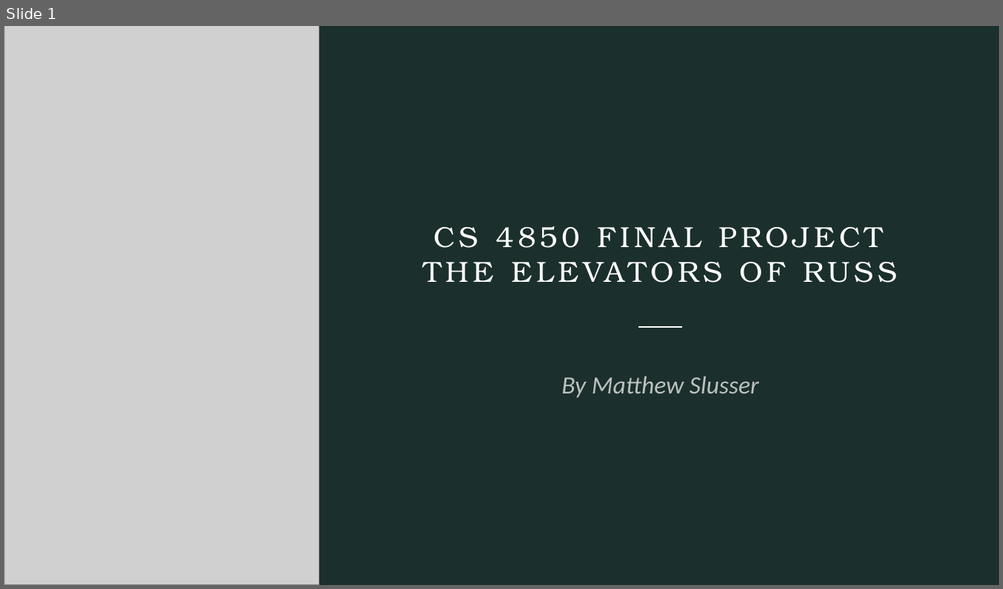
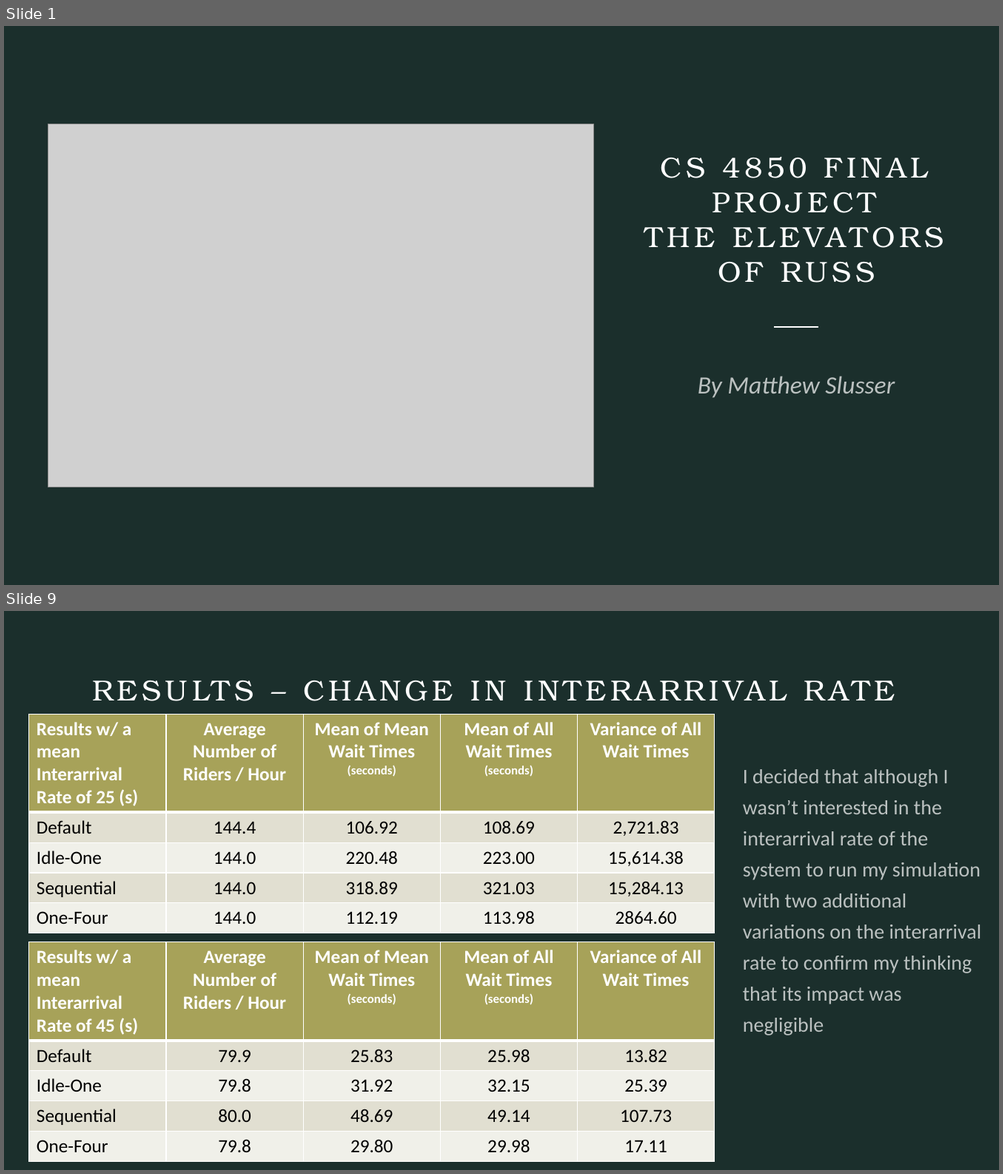
Before and after one commit to Sluss12/cs-4830-systems-simulation, a slide deck: Project 3/CS 4850 Final Project.pptx. Shown one above the other, each under a label of ours: slide 1 before the commit, slides 1 and 9 after it; the slides between them are not shown. The pictures are 1003x589 and 1003x1174 pixels, drawn with LibreOffice and Linux fonts; fonts in the diff are those of the drawing; grey boxes stand for pictures. Boxes give left, top, right and bottom in pixels: in the first picture for what was removed or moved away, otherwise in the second. Text is boxed around its words. In the diff, an @@ line names an element or a change of style, - is before the commit and + after.

```diff
--- a/Project 3/CS 4850 Final Project.pptx
+++ b/Project 3/CS 4850 Final Project.pptx
@@ slide 9 added at box(4, 611, 999, 1170), background #1B2F2C @@
@@ title added at box(92, 672, 910, 726), 28 pt, text #FFFFFF @@
+RESULTS – CHANGE IN INTERARRIVAL RATE
@@ table added at box(29, 714, 716, 1008), 5 rows, 5 columns @@
+Results w/ a mean Interarrival Rate of 25 (s) | Average Number of Riders / Hour | Mean of Mean Wait Times (seconds) | Mean of All Wait Times (seconds) | Variance of All Wait Times
+Default | 144.4 | 106.92 | 108.69 | 2,721.83
+Idle-One | 144.0 | 220.48 | 223.00 | 15,614.38
+Sequential | 144.0 | 318.89 | 321.03 | 15,284.13
+One-Four | 144.0 | 112.19 | 113.98 | 2864.60
@@ text added at box(743, 769, 982, 1036), 20 pt, text #FFFFFF at 70% opacity @@
+I decided that although I wasn’t interested in the interarrival rate of the system to run my simulation with two additional variations on the interarrival rate to confirm my thinking that its impact was negligible
@@ table added at box(29, 943, 716, 1160), 5 rows, 5 columns @@
+Results w/ a mean Interarrival Rate of 45 (s) | Average Number of Riders / Hour | Mean of Mean Wait Times (seconds) | Mean of All Wait Times (seconds) | Variance of All Wait Times
+Default | 79.9 | 25.83 | 25.98 | 13.82
+Idle-One | 79.8 | 31.92 | 32.15 | 25.39
+Sequential | 80.0 | 48.69 | 49.14 | 107.73
+One-Four | 79.8 | 29.80 | 29.98 | 17.11
@@ slide 1 changed as well @@
@@ picture removed at box(4, 26, 319, 585) @@
@@ title "CS 4850 FINAL PROJECT THE ..." rewrapped from box(433, 227, 882, 248) to box(660, 157, 928, 283) @@
@@ picture added at box(48, 124, 594, 487) @@
@@ line moved from (638, 327) - (683, 327) to (774, 327) - (818, 327) @@
@@ subtitle "By Matthew Slusser": place and size @@
-subtitle "By Matthew Slusser" at box(561, 376, 759, 398)
+subtitle "By Matthew Slusser" at box(697, 376, 894, 398)
```
Also in this commit, not shown: 1 other slide changed, 7 other slides added, 2 slides removed, 18 other files.
